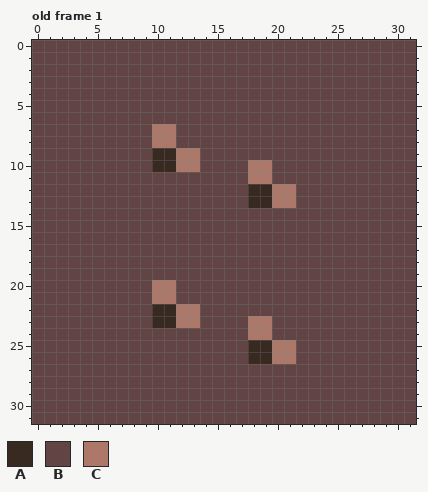
File history of a pixel-art file, flowerflower/Textures/aseprite files/dirt.ase. Above is the file before it was changed.
32x32 pixels, 1 frame. Shown: old frame 1. The commit also changed other frames, which this record leaves out.
Palette (. is transparent): A #382a21  B #634444  C #ad786a
Pixels before, old frame 1, first column x 0:
 0 BBBBBBBBBBBBBBBBBBBBBBBBBBBBBBBB
 1 BBBBBBBBBBBBBBBBBBBBBBBBBBBBBBBB
 2 BBBBBBBBBBBBBBBBBBBBBBBBBBBBBBBB
 3 BBBBBBBBBBBBBBBBBBBBBBBBBBBBBBBB
 4 BBBBBBBBBBBBBBBBBBBBBBBBBBBBBBBB
 5 BBBBBBBBBBBBBBBBBBBBBBBBBBBBBBBB
 6 BBBBBBBBBBBBBBBBBBBBBBBBBBBBBBBB
 7 BBBBBBBBBBCCBBBBBBBBBBBBBBBBBBBB
 8 BBBBBBBBBBCCBBBBBBBBBBBBBBBBBBBB
 9 BBBBBBBBBBAACCBBBBBBBBBBBBBBBBBB
10 BBBBBBBBBBAACCBBBBCCBBBBBBBBBBBB
11 BBBBBBBBBBBBBBBBBBCCBBBBBBBBBBBB
12 BBBBBBBBBBBBBBBBBBAACCBBBBBBBBBB
13 BBBBBBBBBBBBBBBBBBAACCBBBBBBBBBB
14 BBBBBBBBBBBBBBBBBBBBBBBBBBBBBBBB
15 BBBBBBBBBBBBBBBBBBBBBBBBBBBBBBBB
16 BBBBBBBBBBBBBBBBBBBBBBBBBBBBBBBB
17 BBBBBBBBBBBBBBBBBBBBBBBBBBBBBBBB
18 BBBBBBBBBBBBBBBBBBBBBBBBBBBBBBBB
19 BBBBBBBBBBBBBBBBBBBBBBBBBBBBBBBB
20 BBBBBBBBBBCCBBBBBBBBBBBBBBBBBBBB
21 BBBBBBBBBBCCBBBBBBBBBBBBBBBBBBBB
22 BBBBBBBBBBAACCBBBBBBBBBBBBBBBBBB
23 BBBBBBBBBBAACCBBBBCCBBBBBBBBBBBB
24 BBBBBBBBBBBBBBBBBBCCBBBBBBBBBBBB
25 BBBBBBBBBBBBBBBBBBAACCBBBBBBBBBB
26 BBBBBBBBBBBBBBBBBBAACCBBBBBBBBBB
27 BBBBBBBBBBBBBBBBBBBBBBBBBBBBBBBB
28 BBBBBBBBBBBBBBBBBBBBBBBBBBBBBBBB
29 BBBBBBBBBBBBBBBBBBBBBBBBBBBBBBBB
30 BBBBBBBBBBBBBBBBBBBBBBBBBBBBBBBB
31 BBBBBBBBBBBBBBBBBBBBBBBBBBBBBBBB
Once edited:
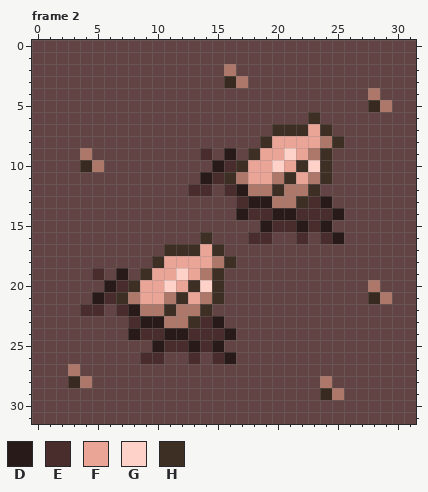
Colours new in this view: D #271a19  E #492d2d  F #eaa597  G #ffd2c9  H #3e2f25
A new or re-ordered frame is compared with the old frame closest to it.
The exact change:
frames 1 -> 5
layer "Layer 2" added
Frame 2 is new; against old frame 1, layers "Layer 2", "Layer 1":
y 2: x 16 B -> C
y 3: x 16..17 BB -> AC
y 4: x 28 B -> C
y 5: x 28..29 BB -> AC
y 6: x 23 B -> H
y 7: x 10..11 CC -> BB; x 20..24 BBBBB -> HHHFH
y 8: x 10..11 CC -> BB; x 19..25 BBBBBBB -> HFFFFCH
y 9: x 4 B -> C; x 10..14 AACCB -> BBBBE; x 16 B -> D; x 18..24 BBBBBBB -> HFFGFCH
y 10: x 4..5 BB -> AC; x 10..13 AACC -> BBBB; x 15..24 BBBCCBBBBB -> DEHFFGFHGH
y 11: x 14..24 BBBBCCBBBBB -> DEHCFFCHFCH
y 12: x 13..14 BB -> EE; x 16..20 BBAAC -> EDCCH; x 22..23 BB -> CH
y 13: x 17..19 BAA -> EDD; x 22..24 BBB -> HED
y 14: x 17..25 BBBBBBBBB -> DEEDDEEED
y 15: x 19..24 BBBBBB -> DEEDED
y 16: x 14 B -> H; x 18..19 BB -> EE; x 22 B -> E; x 24..25 BB -> ED
y 17: x 11..15 BBBBB -> HHHFH
y 18: x 10..16 BBBBBBB -> HFFFFCH
y 19: x 5 B -> E; x 7 B -> D; x 9..15 BBBBBBB -> HFFGFCH
y 20: x 6..15 BBBBCCBBBB -> DEHFFGFHGH; x 28 B -> C
y 21: x 5..10 BBBBBC -> DEHCFF; x 12..15 BBBB -> HFCH; x 28..29 BB -> AC
y 22: x 4..5 BB -> EE; x 7..11 BBBAA -> EDCCH; x 14 B -> H
y 23: x 8..11 BBAA -> EDDC; x 13..15 CBB -> HED; x 18..19 CC -> BB
y 24: x 8..16 BBBBBBBBB -> DEEDDEEED; x 18..19 CC -> BB
y 25: x 10..15 BBBBBB -> DEEDED; x 18..21 AACC -> BBBB
y 26: x 9..10 BB -> EE; x 13 B -> E; x 15..16 BB -> ED; x 18..21 AACC -> BBBB
y 27: x 3 B -> C
y 28: x 3..4 BB -> AC; x 24 B -> C
y 29: x 24..25 BB -> AC
